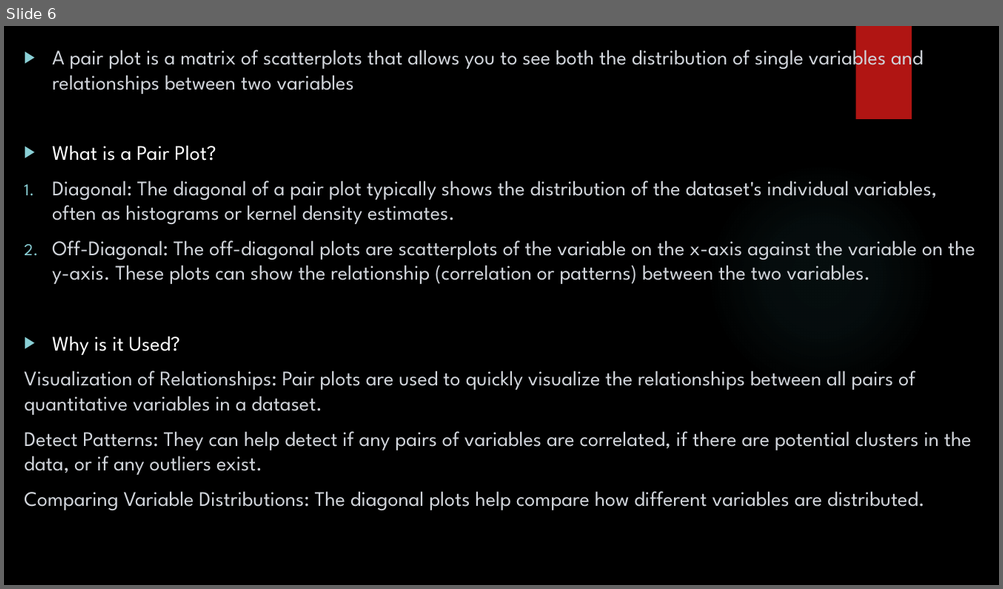
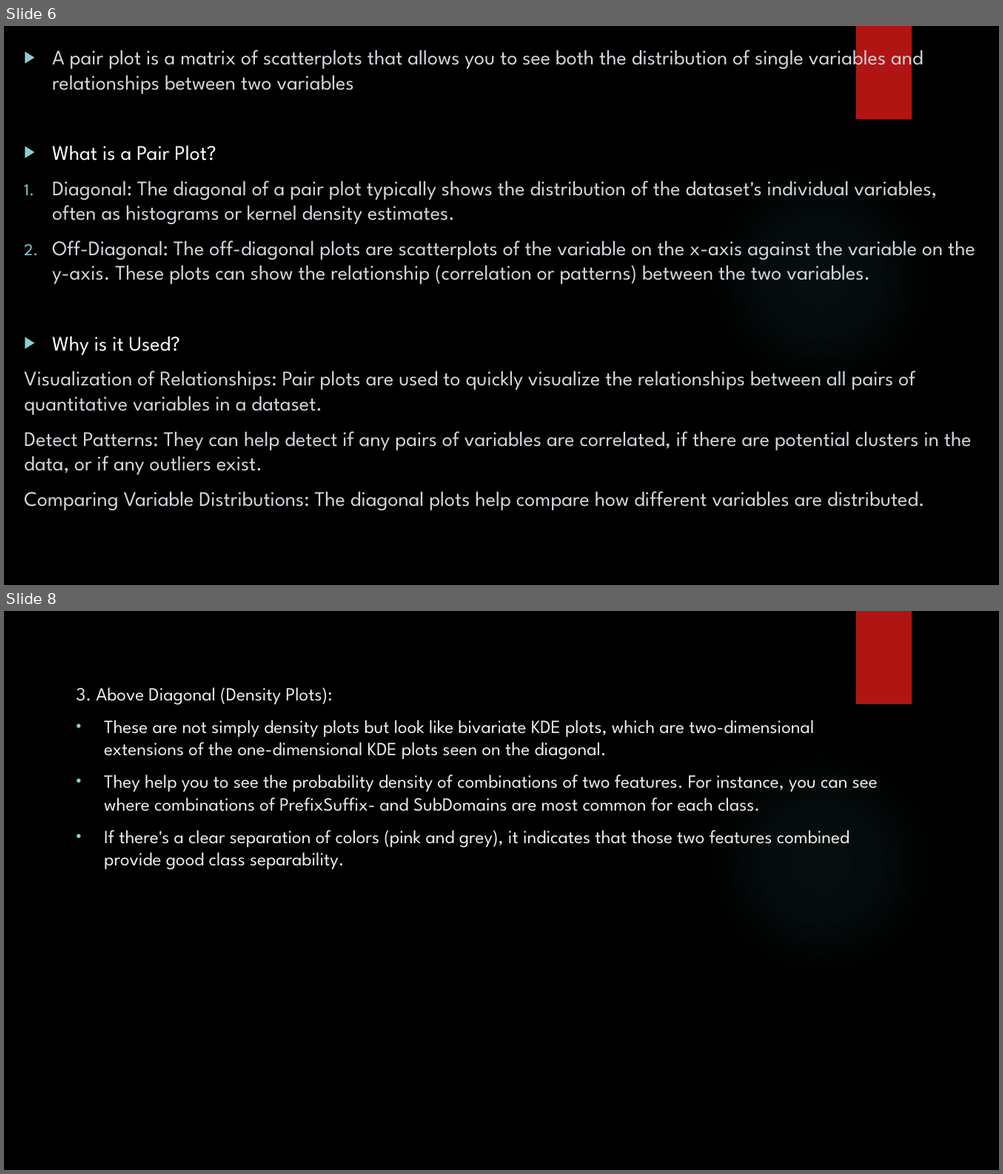
Before and after one commit to mpriyankapatil/ISU-Software_Project_2024, a slide deck: Week 4&5 Presentation.pptx. Shown one above the other, each under a label of ours: slide 6 before the commit, slides 6 and 8 after it; the slides between them are not shown. The pictures are 1003x589 and 1003x1174 pixels, drawn with LibreOffice and Linux fonts; fonts in the diff are those of the drawing; background and template pictures are left out. Boxes give left, top, right and bottom in pixels: in the first picture for what was removed or moved away, otherwise in the second. Text is boxed around its words. In the diff, an @@ line names an element or a change of style, - is before the commit and + after.

```diff
--- a/Week 4&5 Presentation.pptx
+++ b/Week 4&5 Presentation.pptx
@@ slide 8 added at box(4, 611, 999, 1170), background picture (left out); not listed: 2 template elements that a slide beside it also shows @@
@@ text added at box(76, 687, 877, 870), 18 pt, text #ECECEC @@
+3. Above Diagonal (Density Plots):
+• These are not simply density plots but look like bivariate KDE plots, which are two-dimensional extensions of the one-dimensional KDE plots seen on the diagonal.
+• They help you to see the probability density of combinations of two features. For instance, you can see where combinations of PrefixSuffix- and SubDomains are most common for each class.
+• If there's a clear separation of colors (pink and grey), it indicates that those two features combined provide good class separability.
```
Also in this commit, not shown: 4 slides changed.
